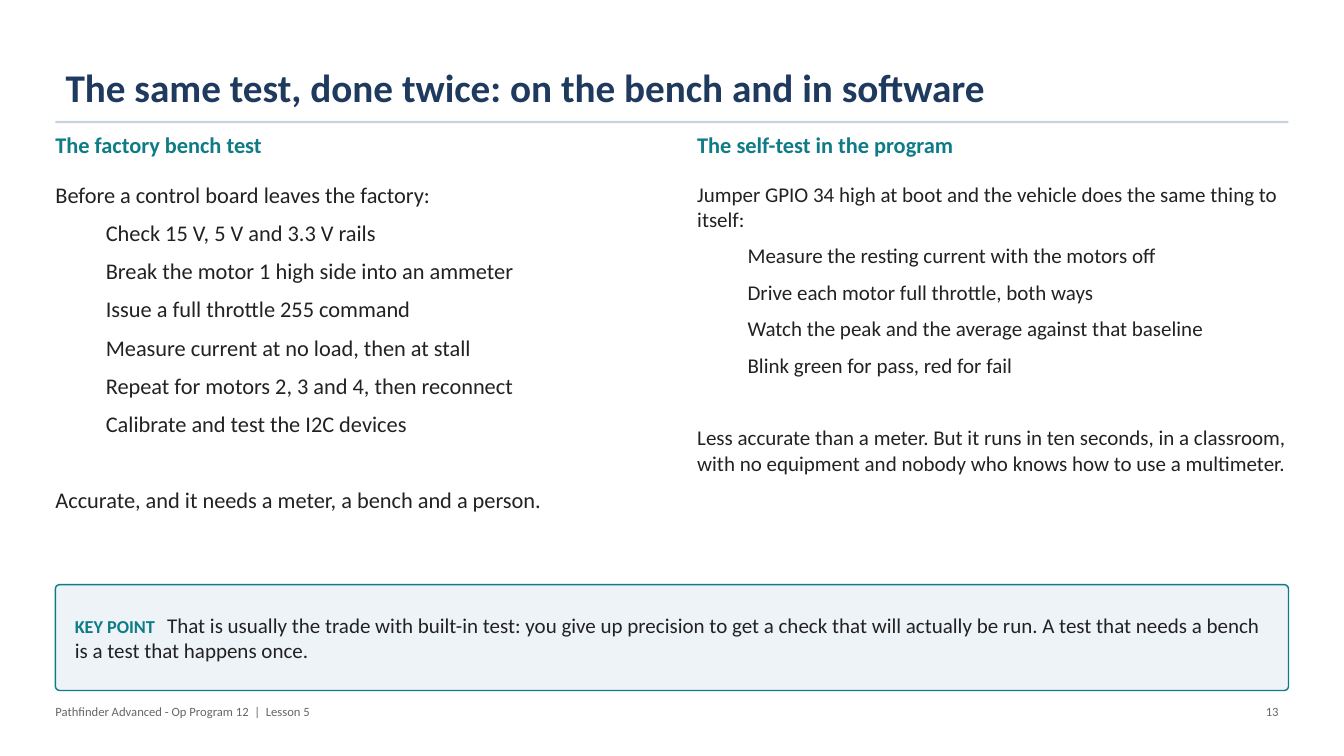
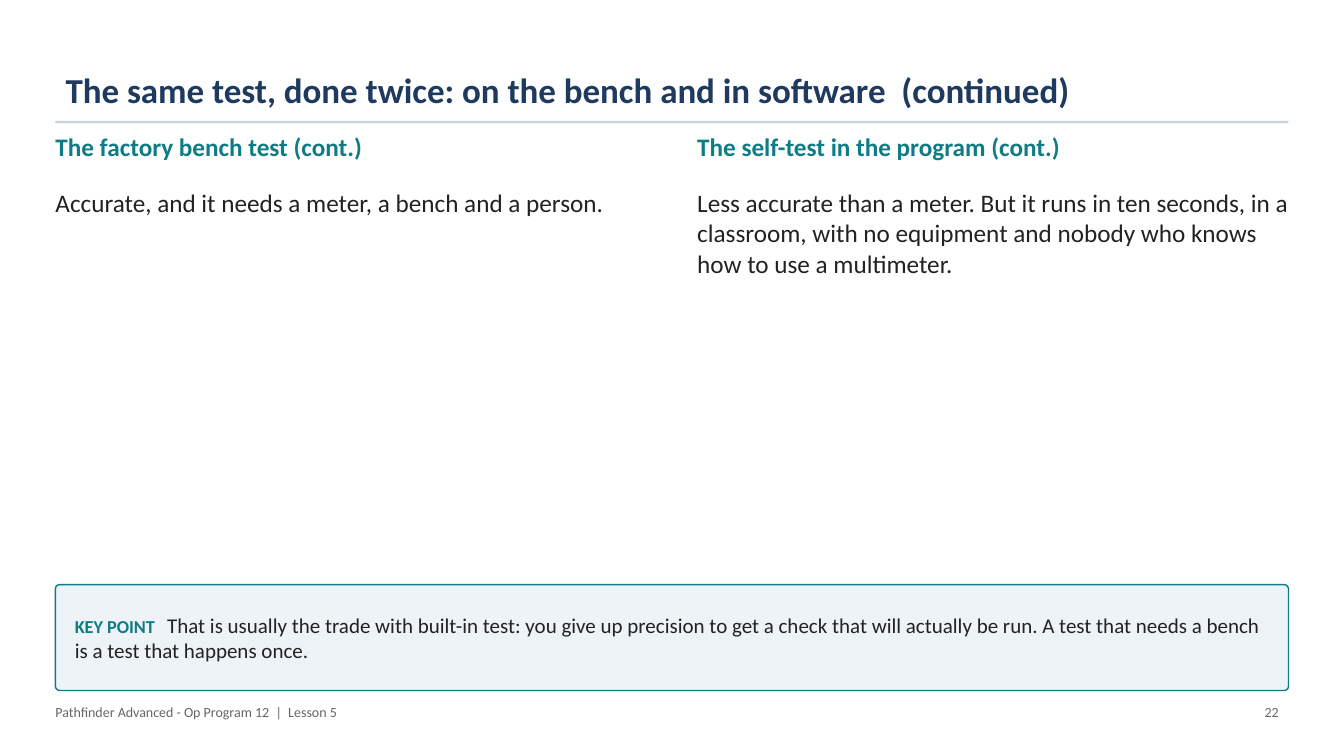
Before and after one commit to PorpoiseRobotics/porpoise-robotics, a slide deck: slide 23 of ground-vehicle/docs/courses/advanced/l5_sensors_and_self_test.pptx (slide 14 before the commit). Drawn at 1344x756 pixels with LibreOffice and Linux fonts; fonts in the diff are those of the drawing. Boxes give left, top, right and bottom in pixels: in the first picture for what was removed or moved away, otherwise in the second. Text is boxed around its words. In the diff, an @@ line names an element or a change of style, - is before the commit and + after.

```diff
--- a/ground-vehicle/docs/courses/advanced/l5_sensors_and_self_test.pptx
+++ b/ground-vehicle/docs/courses/advanced/l5_sensors_and_self_test.pptx
@@ title at [66,77,1069,108]: text changed; size 28 to 25 pt @@
-The same test, done twice: on the bench and in software
+The same test, done twice: on the bench and in software (continued)
@@ text at [55,137,362,160]: text changed; size 16 to 18 pt @@
-The factory bench test
+The factory bench test (cont.)
@@ text at [697,137,1059,161]: text changed; size 16 to 18 pt @@
-The self-test in the program
+The self-test in the program (cont.)
@@ text at [55,187,513,432]: paragraphs removed @@
-Before a control board leaves the factory:
-  Check 15 V, 5 V and 3.3 V rails
-  Break the motor 1 high side into an ammeter
-  Issue a full throttle 255 command
-  Measure current at no load, then at stall
-  Repeat for motors 2, 3 and 4, then reconnect
-  Calibrate and test the I2C devices
@@ text "Accurate, and it needs a ...": place and size @@
-text "Accurate, and it needs a ..." at [55,187,541,512]
+text "Accurate, and it needs a ..." at [55,194,603,216]
@@ text "Accurate, and it needs a ..." at [55,194,603,216]: size 16 to 18 pt; less space between paragraphs @@
@@ text at [697,187,1277,377]: paragraphs removed @@
-Jumper GPIO 34 high at boot and the vehicle does the same thing to itself:
-  Measure the resting current with the motors off
-  Drive each motor full throttle, both ways
-  Watch the peak and the average against that baseline
-  Blink green for pass, red for fail
@@ text "Less accurate than a meter. ...": place and size @@
-text "Less accurate than a meter. ..." at [697,187,1285,475]
+text "Less accurate than a meter. ..." at [697,194,1288,273]
@@ text "Less accurate than a meter. ..." at [697,194,1288,273]: size 15 to 18 pt; less space between paragraphs @@
@@ text "Pathfinder Advanced - Op Program ..." at [55,707,337,720]: size 9 to 10 pt @@
@@ text at [1265,708,1279,717]: text changed; size 9 to 10 pt @@
-13
+22
```
Also in this commit, not shown: 14 other slides changed, 10 slides added, 17 other files.
